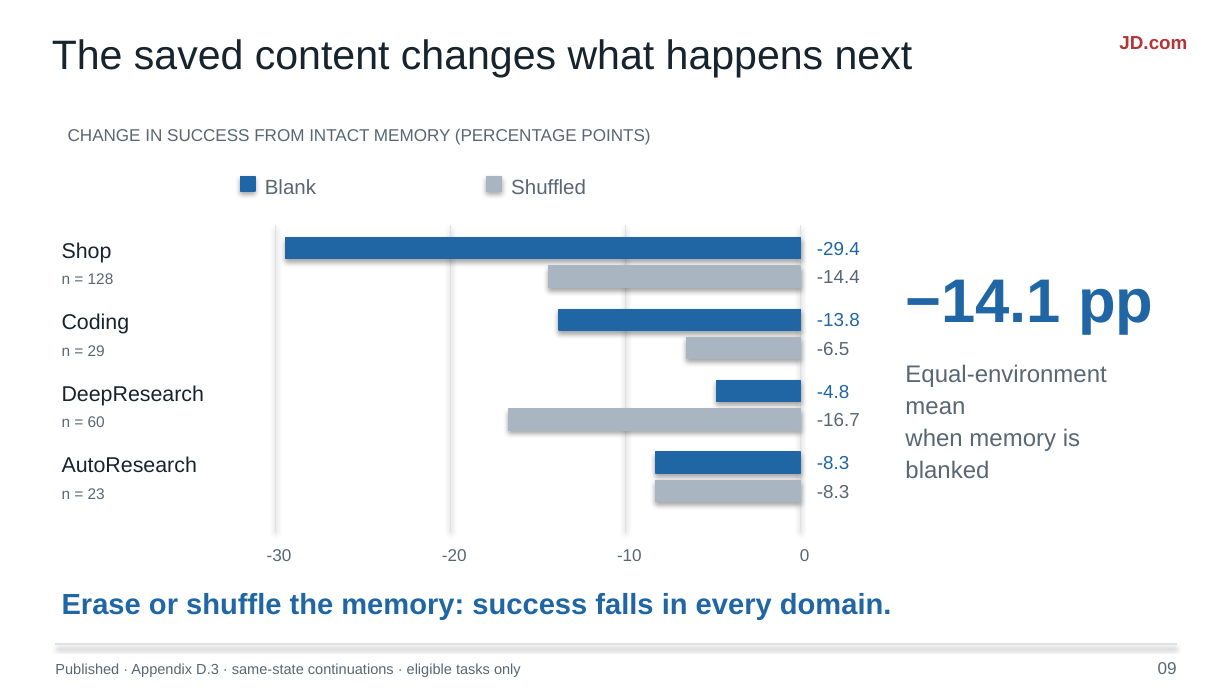
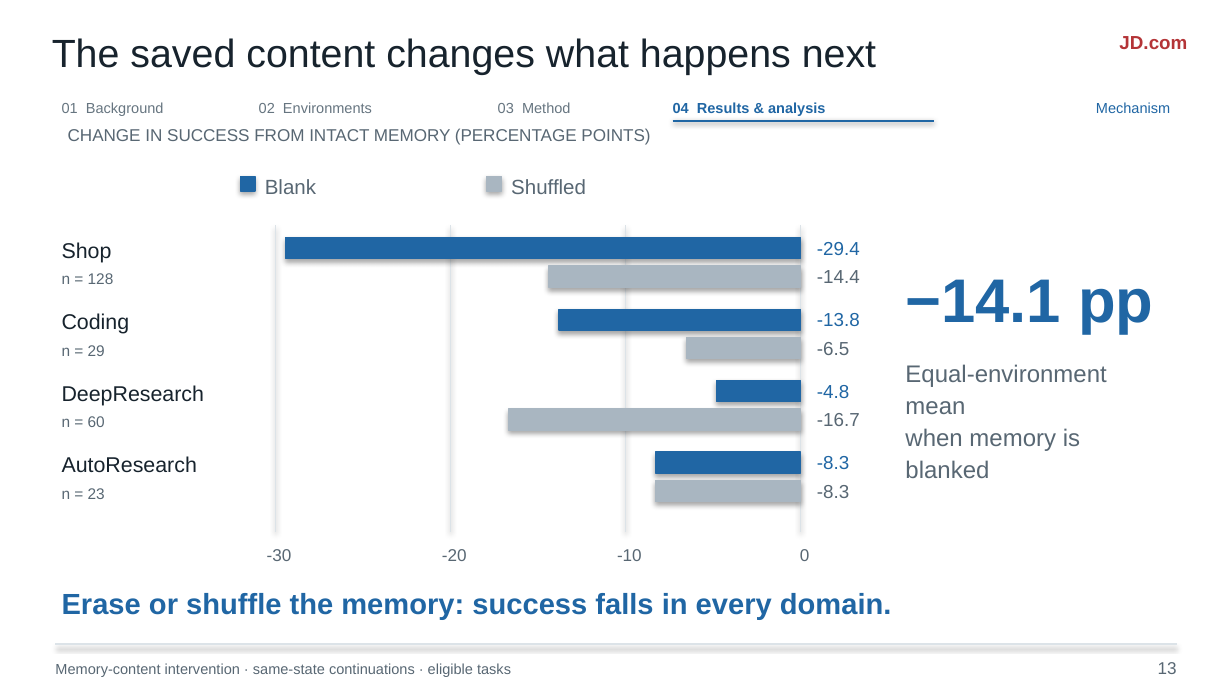
Before and after one commit to liruiluo/agentmemorygym, a slide deck: slide 13 of assets/slides/coding-agent-memory-post-training-slides.pptx (slide 9 before the commit). Drawn at 1232x693 pixels with LibreOffice and Linux fonts; fonts in the diff are those of the drawing. Boxes give left, top, right and bottom in pixels: in the first picture for what was removed or moved away, otherwise in the second. Text is boxed around its words. In the diff, an @@ line names an element or a change of style, - is before the commit and + after.

```diff
--- a/assets/slides/coding-agent-memory-post-training-slides.pptx
+++ b/assets/slides/coding-agent-memory-post-training-slides.pptx
@@ text "The saved content changes what ..." at <box>52,38,876,74</box>: size 24 to 23 pt @@
@@ text added at <box>62,102,164,116</box>, 8.5 pt, text #667580 @@
+01 Background
@@ text added at <box>259,102,372,113</box>, 8.5 pt, text #667580 @@
+02 Environments
@@ text added at <box>498,102,571,113</box>, 8.5 pt, text #667580 @@
+03 Method
@@ text added at <box>673,102,825,116</box>, 8.5 pt, text #2066A4, bold @@
+04 Results & analysis
@@ text added at <box>1096,102,1170,113</box>, 8.5 pt, text #2066A4 @@
+Mechanism
@@ line added from (673, 121) to (934, 121), #2066A4 1.3 pt @@
@@ text at <box>55,663,511,677</box>: text changed @@
-Published · Appendix D.3 · same-state continuations · eligible tasks only
+Memory-content intervention · same-state continuations · eligible tasks
@@ text at <box>1158,662,1177,674</box>: text changed @@
-09
+13
```
Also in this commit, not shown: 11 other slides changed, 5 slides added, 4 slides removed, 17 other files.
